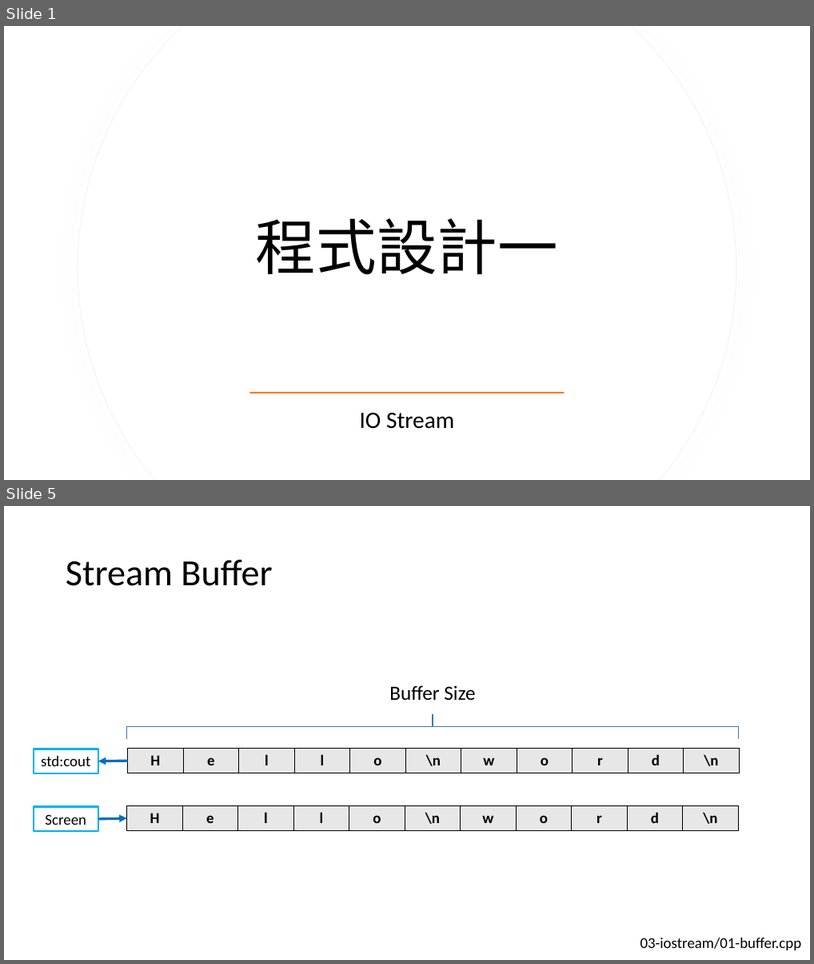
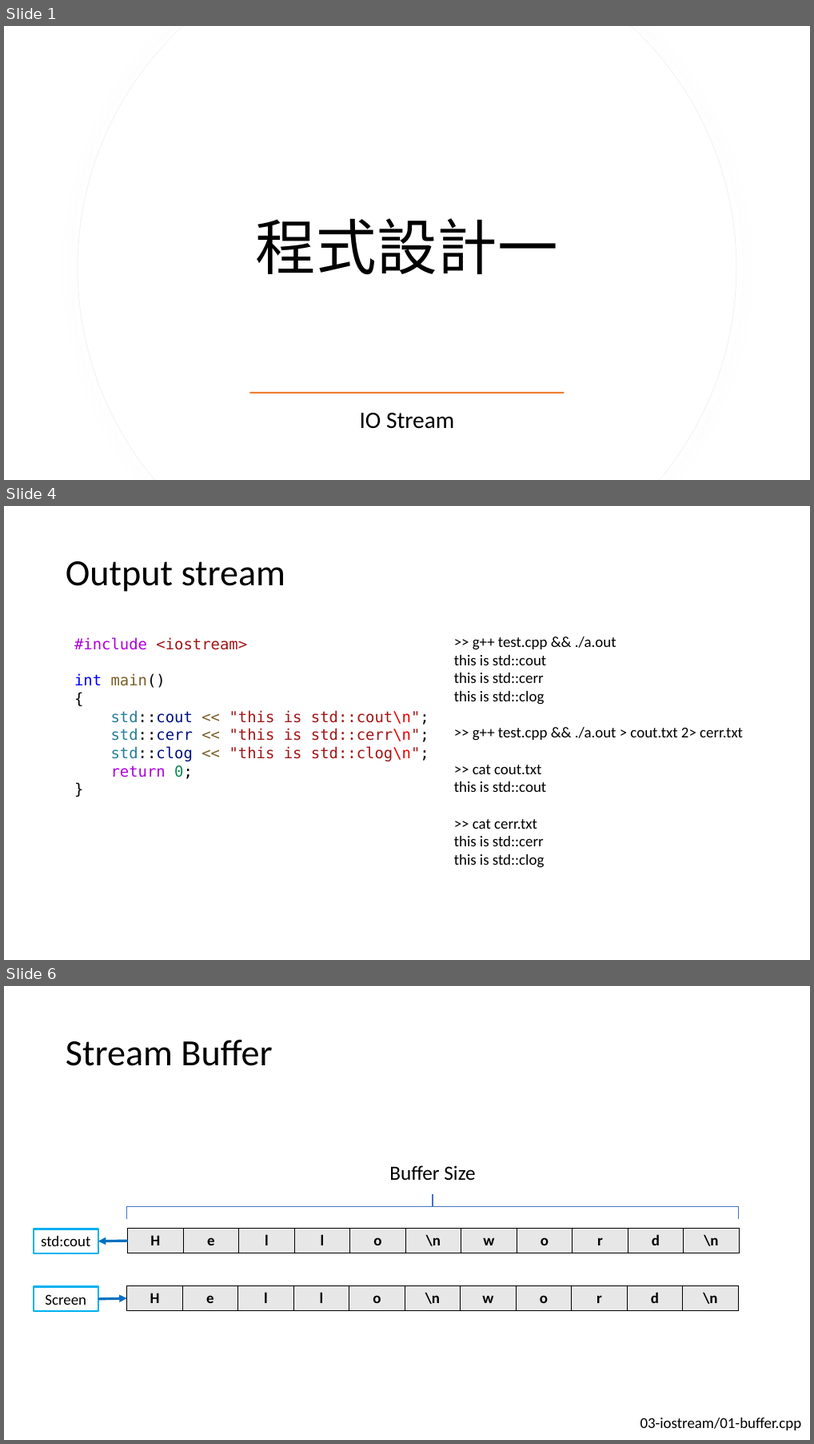
Before and after one commit to CNOCycle/cpp_tutorial, a slide deck: 03-iostream/00-iostream.pptx. Shown one above the other, each under a label of ours: slides 1 and 5 before the commit, slides 1, 4 and 6 after it; the slides between them are not shown. The pictures are 814x964 and 814x1444 pixels, drawn with LibreOffice and Linux fonts; fonts in the diff are those of the drawing. Boxes give left, top, right and bottom in pixels: in the first picture for what was removed or moved away, otherwise in the second. Text is boxed around its words. In the diff, an @@ line names an element or a change of style, - is before the commit and + after.

```diff
--- a/03-iostream/00-iostream.pptx
+++ b/03-iostream/00-iostream.pptx
@@ slide 4 added at (x1=4, y1=506, x2=810, y2=960), background #FFFFFF @@
@@ title added at (x1=66, y1=561, x2=286, y2=592), 44 pt, text #000000 @@
+Output stream
@@ text added at (x1=74, y1=637, x2=430, y2=779), 18 pt, text #A31515 @@
+#include <iostream>
+int main()
+{
+std::cout << "this is std::cout\n";
+std::cerr << "this is std::cerr\n";
+std::clog << "this is std::clog\n";
+return 0;
+}
@@ text added at (x1=454, y1=636, x2=743, y2=868), 18 pt, text #000000 @@
+>> g++ test.cpp && ./a.out
+this is std::cout
+this is std::cerr
+this is std::clog
+>> g++ test.cpp && ./a.out > cout.txt 2> cerr.txt
+>> cat cout.txt
+this is std::cout
+>> cat cerr.txt
+this is std::cerr
+this is std::clog
@@ what was slide 5 is now slide 6 @@
```
Also in this commit, not shown: 4 slides changed, 1 other slide added, 1 slide removed, 2 other files.
